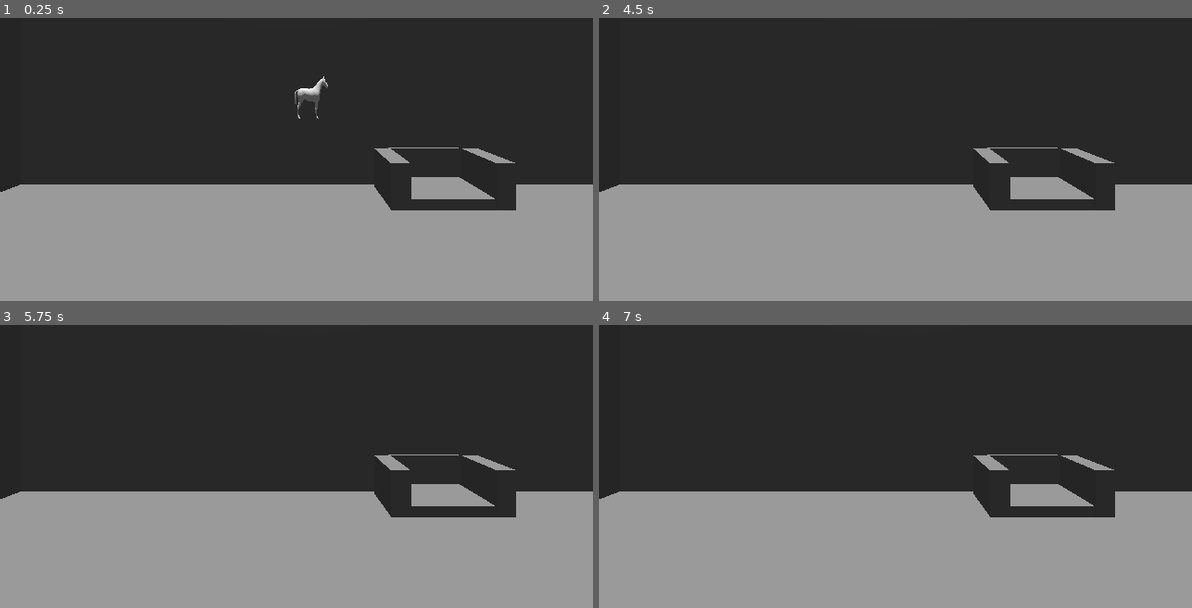
Above: before the commit, frames 1-4 (two rows, left to right).
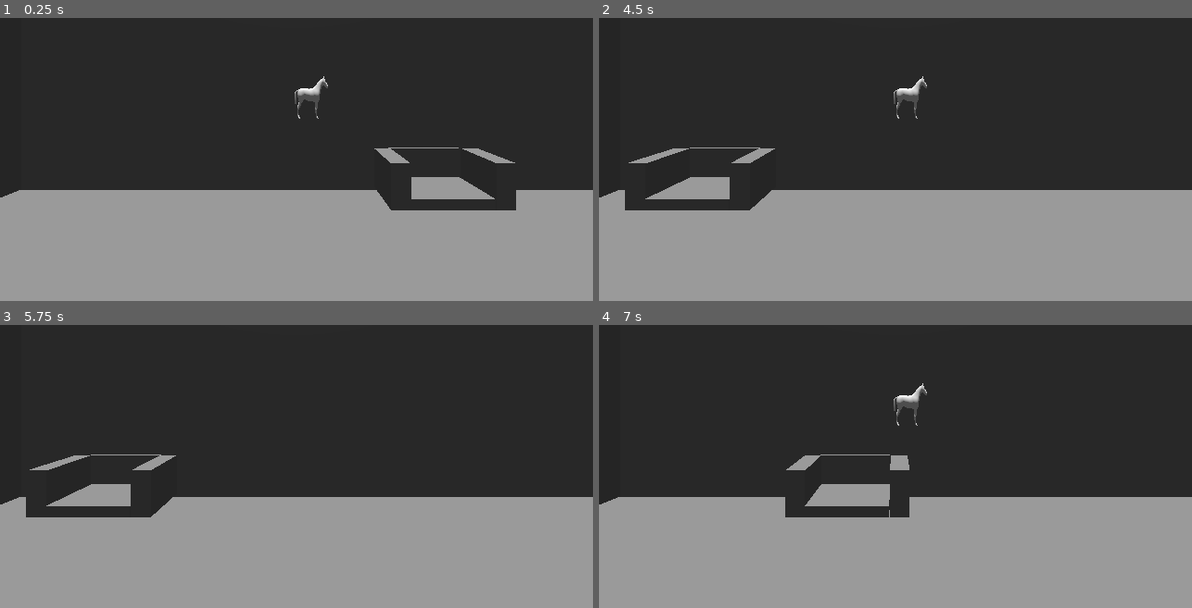
Above: after the commit, the same moments.

Repository: lukewhitingdev/gamejam-Bradys-Day-Out
Game: Godot game, scene res://Maps/PaperToss.tscn
Two runs of this game, one before a commit and one after it. Both use one fixed random seed, a clock stepped at 60 frames per second and the inputs below. This scene is started directly instead of the project's main scene.
Inputs (mouse positions are in pixels of both pictures, inside the frame that each line leads up to):
- Up to frame 1 (0.25 s): no input
- Up to frame 2 (4.5 s): tap Enter at 0.5 s; move the mouse to (1025, 57) at 0.52 s; press the mouse at (1025, 57) at 0.53 s; hold D (move_right) 0.53-1.28 s; tap Space (start_game) at 1.25, 2, 3.5, 4.25, 4.35 s; move the mouse to (776, 100) at 1.27 s; release the mouse at (776, 100) at 1.28 s; hold A (move_left) 1.28-2.03 s; right-click (776, 100) at 1.35 s; click (776, 100) at 1.42 s; move the mouse to (outside the picture) at 2.02 s; hold Space (start_game) 2.03-2.78 s; hold D (move_right) 2.03-3.53 s; click (outside the picture) at 2.17 s; move the mouse to (865, 167) at 2.77 s; click (865, 167) at 2.85 s; move the mouse to (1073, 145) at 3.52 s; hold Right mouse button (Right_Click) 3.53-4.28 s; hold A (move_left) from 3.53 s (still down); click (1073, 145) at 3.67 s; move the mouse to (outside the picture) at 4.27 s; click (outside the picture) at 4.42 s
- Up to frame 3 (5.75 s): keep holding A (move_left); move the mouse to (326, 387) at 5.02 s; press the mouse at (326, 387) at 5.03 s
- Up to frame 4 (7 s): move the mouse to (outside the picture) at 5.77 s; release A (move_left) at 5.78 s; release the mouse at (outside the picture) at 5.78 s; hold D (move_right) from 5.78 s (still down); right-click (outside the picture) at 5.85 s; click (outside the picture) at 5.92 s; move the mouse to (1025, 364) at 6.52 s; hold Space (start_game) from 6.53 s (still down); click (1025, 364) at 6.67 s

The runs differ from the first frame. In frame 1, 1.5% of the frame differs, in the area x 0-100%, y 58-68%; in frame 2, 5.3%, in the area x 0-100%, y 20-68%; in frame 3, 5.1%; in frame 4, 5.2%.

Commit message:
simplified plinko cup detection, added wait before reset and reset horse for failed paper toss

Diff:
--- a/app/chopchop/GameObjects/paper_toss_horse.gd
+++ b/app/chopchop/GameObjects/paper_toss_horse.gd
@@ -14,7 +14,6 @@
 	var BeginCamera = $BeginCam
 	BeginCamera.position = BeginCameraPosition
 	BeginCamera.make_current()
-	print("Player Ready")
 	OriginalPosition = position
 	OriginalRotation = rotation
 	gravity_scale = 0.0
@@ -25,7 +24,6 @@
 			if event.is_action_released("Left_Click"):
 				ShouldFire = true
 			elif event is InputEventMouseMotion && ShouldFire:
-				print("velocity = ", event.velocity)
 				ShouldFire = false
 				CanFire = false
 				gravity_scale = 1.0
@@ -33,14 +31,12 @@
 				var length = Velocity.length() * 0.01
 				var Direction = Velocity.normalized()
 				var Impulse = Vector3(Direction.x, -Direction.y, -1) * length;
-				print("Direction = ", Direction, " Length = ", length, " Impulse = ", Impulse)
 				apply_impulse(Impulse)
 	if event.is_action_pressed("start_game"):
 		_reset()
 
 func _reset():
 	CanFire = true
-	print("OriginalPosition = ", OriginalPosition, " OriginalRotation = ", OriginalRotation)
 	gravity_scale = 0.0
 	angular_velocity = Vector3.ZERO
 	set_linear_velocity(Vector3.ZERO)
--- /dev/null
+++ b/app/chopchop/GameObjects/paper_toss_reset.gd
@@ -0,0 +1,16 @@
+extends Node3D
+
+signal OnHit()
+
+func _ready() -> void:
+	print("Plinko start")
+	var area3d = $StaticBody3D/Area3D
+	area3d.body_entered.connect(_hit_cup)
+	OnHit.connect(_Debug_Tally_Score)
+
+func _hit_cup(body) -> void:
+	if body is RigidBody3D:
+		OnHit.emit()
+
+func _Debug_Tally_Score() -> void:
+	print("Paper toss failed")
--- /dev/null
+++ b/app/chopchop/GameObjects/paper_toss_reset.tscn
@@ -0,0 +1,31 @@
+[gd_scene format=3 uid="uid://c8m6ofnemq81q"]
+
+[ext_resource type="Script" uid="uid://sm8otpllua5x" path="res://GameObjects/paper_toss_reset.gd" id="1_flg0s"]
+
+[sub_resource type="BoxShape3D" id="BoxShape3D_xrivr"]
+
+[sub_resource type="BoxMesh" id="BoxMesh_13qdw"]
+
+[sub_resource type="BoxShape3D" id="BoxShape3D_13qdw"]
+
+[sub_resource type="BoxMesh" id="BoxMesh_b1lj4"]
+
+[node name="PaperTossReset" type="Node3D" unique_id=997878136]
+script = ExtResource("1_flg0s")
+
+[node name="StaticBody3D" type="StaticBody3D" parent="." unique_id=2111927913]
+
+[node name="Area3D" type="Area3D" parent="StaticBody3D" unique_id=267786474]
+transform = Transform3D(1.5, 0, 0, 0, 1.5, 0, 0, 0, 1.5, 0, 0, 0)
+
+[node name="CollisionShape3D" type="CollisionShape3D" parent="StaticBody3D/Area3D" unique_id=1825199256]
+shape = SubResource("BoxShape3D_xrivr")
+
+[node name="MeshInstance3D" type="MeshInstance3D" parent="StaticBody3D/Area3D/CollisionShape3D" unique_id=673859755]
+mesh = SubResource("BoxMesh_13qdw")
+
+[node name="CollisionShape3D" type="CollisionShape3D" parent="StaticBody3D" unique_id=720886910]
+shape = SubResource("BoxShape3D_13qdw")
+
+[node name="MeshInstance3D" type="MeshInstance3D" parent="StaticBody3D/CollisionShape3D" unique_id=1844694936]
+mesh = SubResource("BoxMesh_b1lj4")
--- a/app/chopchop/GameObjects/plinko_cup.gd
+++ b/app/chopchop/GameObjects/plinko_cup.gd
@@ -1,19 +1,16 @@
 class_name PlinkoCup extends Node3D
 
-var my_body_array = []
 @export var Score: int = 0
 
 signal OnScore(score)
 
 func _ready() -> void:
-	print("Plinko start")
 	var area3d = $StaticBody3D/Area3D
-	my_body_array.append_array([$StaticBody3D,$StaticBody3D2,$StaticBody3D3,$StaticBody3D4,$StaticBody3D5])
 	area3d.body_entered.connect(_hit_cup)
 	OnScore.connect(_Debug_Tally_Score)
 
 func _hit_cup(body) -> void:
-	if (!my_body_array.has(body)):
+	if body is RigidBody3D:
 		OnScore.emit(Score)
 
 func _Debug_Tally_Score(score) -> void:
--- a/app/chopchop/Maps/PaperToss.tscn
+++ b/app/chopchop/Maps/PaperToss.tscn
@@ -3,6 +3,7 @@
 [ext_resource type="PackedScene" uid="uid://bfvpc7bvnn5g4" path="res://GameObjects/PaperTossHorse.tscn" id="1_4g1hd"]
 [ext_resource type="Script" uid="uid://d016f84uksni7" path="res://Maps/paper_toss.gd" id="1_a5irk"]
 [ext_resource type="PackedScene" uid="uid://bcqaxobqrssin" path="res://GameObjects/PlinkoCup.tscn" id="1_ar6bx"]
+[ext_resource type="PackedScene" uid="uid://c8m6ofnemq81q" path="res://GameObjects/paper_toss_reset.tscn" id="4_imv7t"]
 
 [sub_resource type="Environment" id="Environment_xrivr"]
 
@@ -20,10 +21,6 @@
 
 [node name="DirectionalLight3D" type="DirectionalLight3D" parent="." unique_id=841031461]
 transform = Transform3D(1, 0, 0, 0, 0.009323504, 0.99995655, 0, -0.99995655, 0.009323504, 4.194364, 15.150552, 0)
-
-[node name="CSGBox3D" type="CSGBox3D" parent="." unique_id=645152459]
-transform = Transform3D(169.39488, 0, 0, 0, 1, 0, 0, 0, 138.72176, 5.7732267, -5.103783, 2.1967869)
-use_collision = true
 
 [node name="CSGBox3D2" type="CSGBox3D" parent="." unique_id=1495527021]
 transform = Transform3D(-7.4044856e-06, 1, 0, -169.39488, -4.371139e-08, 0, 0, 0, 138.72176, -12.510983, -5.103783, 2.1967869)
@@ -43,3 +40,6 @@
 
 [node name="PlinkoCup" parent="." unique_id=662861562 instance=ExtResource("1_ar6bx")]
 transform = Transform3D(3.020395, 0, 0, 0, 1.6453232, 0, 0, 0, 2.2561955, 5.4685464, -4.578881, -1.2807341)
+
+[node name="PaperTossReset" parent="." unique_id=997878136 instance=ExtResource("4_imv7t")]
+transform = Transform3D(43.851124, 0, 0, 0, 1, 0, 0, 0, 38.225903, 5.2672424, -5.579458, -2.1354332)
--- a/app/chopchop/Maps/paper_toss.gd
+++ b/app/chopchop/Maps/paper_toss.gd
@@ -2,13 +2,18 @@
 
 @onready var Bin = $PlinkoCup
 @onready var CurrentPosition = Bin.position
+@onready var ResetCollision = $PaperTossReset
 
 func _ready() -> void:
 	Bin.OnScore.connect(_OnScore)
+	ResetCollision.OnHit.connect(_ResetHorse)
 
 func _OnScore(_score) -> void:
+	_ResetHorse()
+
+func _ResetHorse() -> void:
 	var Horse = $PaperTossHorse
-	await get_tree().create_timer(2.0).timeout
+	await get_tree().create_timer(1.5).timeout
 	Horse._reset()
 	var RandomNumber = randf_range(-10.0, 10.0)
 	Bin.set_position(Vector3(RandomNumber, CurrentPosition.y, CurrentPosition.z))
--- a/app/chopchop/Maps/plinko_gamemode.gd
+++ b/app/chopchop/Maps/plinko_gamemode.gd
@@ -22,7 +22,7 @@
 func _on_plinko_scored(score: int):
 	print("Updated score to %s" % [score])
 	total_score += score
-
+	await get_tree().create_timer(1.5).timeout
 	_reset_horse()
 
 func _reset_horse():
Not shown, added: app/chopchop/GameObjects/paper_toss_reset.gd.uid
